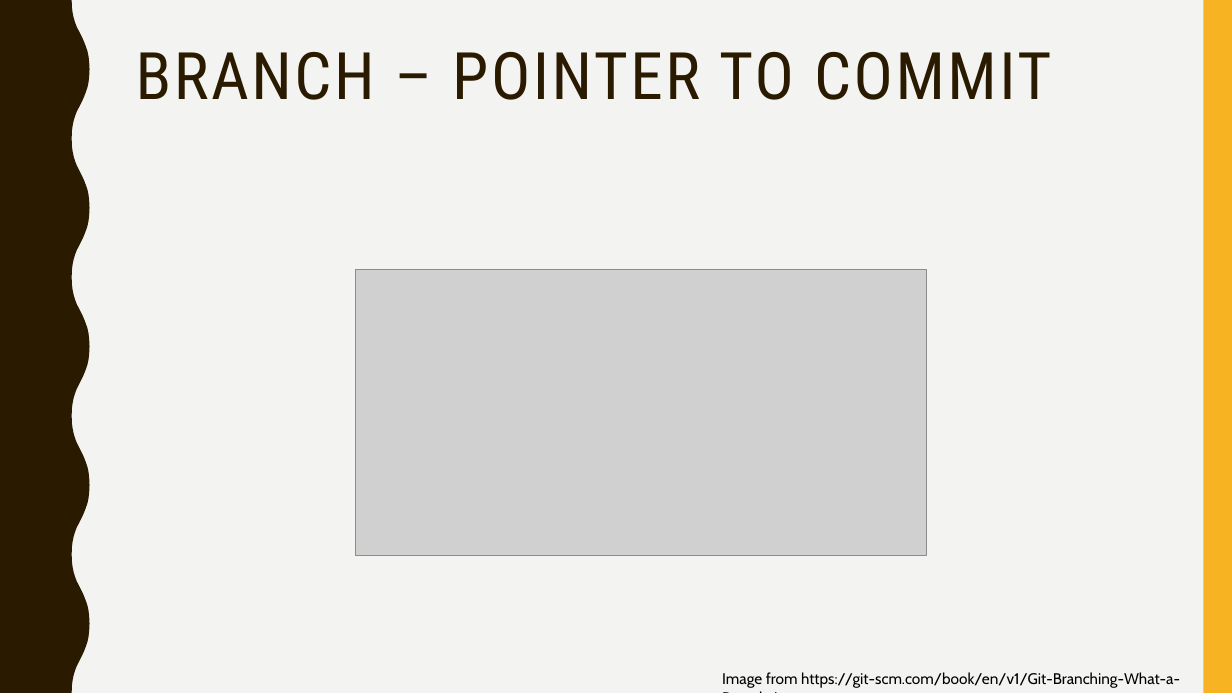
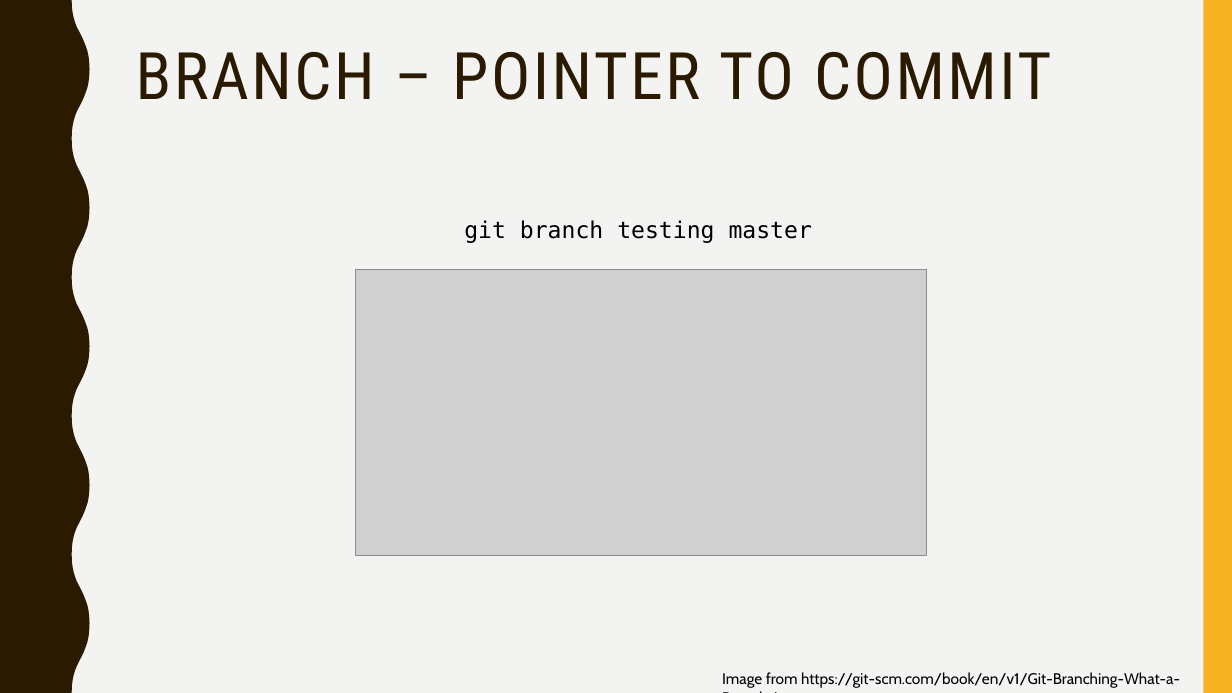
Before and after one commit to pswai/learn-git, a slide deck: slide 11 of learn-git.pptx. Drawn at 1232x693 pixels with LibreOffice and Linux fonts; fonts in the diff are those of the drawing; grey boxes stand for pictures. Boxes give left, top, right and bottom in pixels: in the first picture for what was removed or moved away, otherwise in the second. Text is boxed around its words. In the diff, an @@ line names an element or a change of style, - is before the commit and + after.

Commit message:
update slide

```diff
--- a/learn-git.pptx
+++ b/learn-git.pptx
@@ text added at (464, 220, 812, 243), 18 pt, text #000000 @@
+git branch testing master
```
Also in this commit, not shown: 2 slides added.
